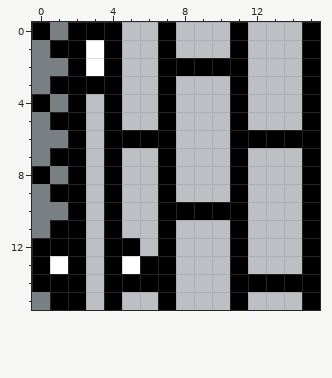
A pixel-art sprite gets an edit: Assets/Data/Images/Tilesets/City/3.png. The picture above was drawn from the file before the commit.
The file is 16x16 pixels.
New version:
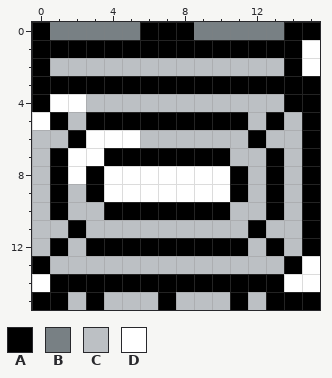
Palette (. is transparent): A #000000  B #788084  C #bcc0c4  D #ffffff
The edit:
Changed rows in their new state; - is an unchanged pixel.
first column x 0:
 0 --BBBBA-ABBBBBA-
 1 A--A-AA-AAA-AAAD
 2 ACCCC--CCCCC--AD
 3 A----AA-AAA-AAA-
 4 -DD-C--C---C--A-
 5 D-CA-AA-AAA--A--
 6 CC-DDDCC---C-CC-
 7 C-DD-AA-AAAC-A--
 8 CADADDDDDDD--A--
 9 C-CADDDDDDD--A--
10 CAC--AA----C-A--
11 CC--C--C---CA---
12 C-CA--A-AAA--A--
13 -CC-CCCC---C--AD
14 D--A----AAA---DD
15 A-CAC--------AA-
Where, in picture pixels (left, top, right, bottom), the same in both pictures:
changed: (32, 22, 320, 310)
